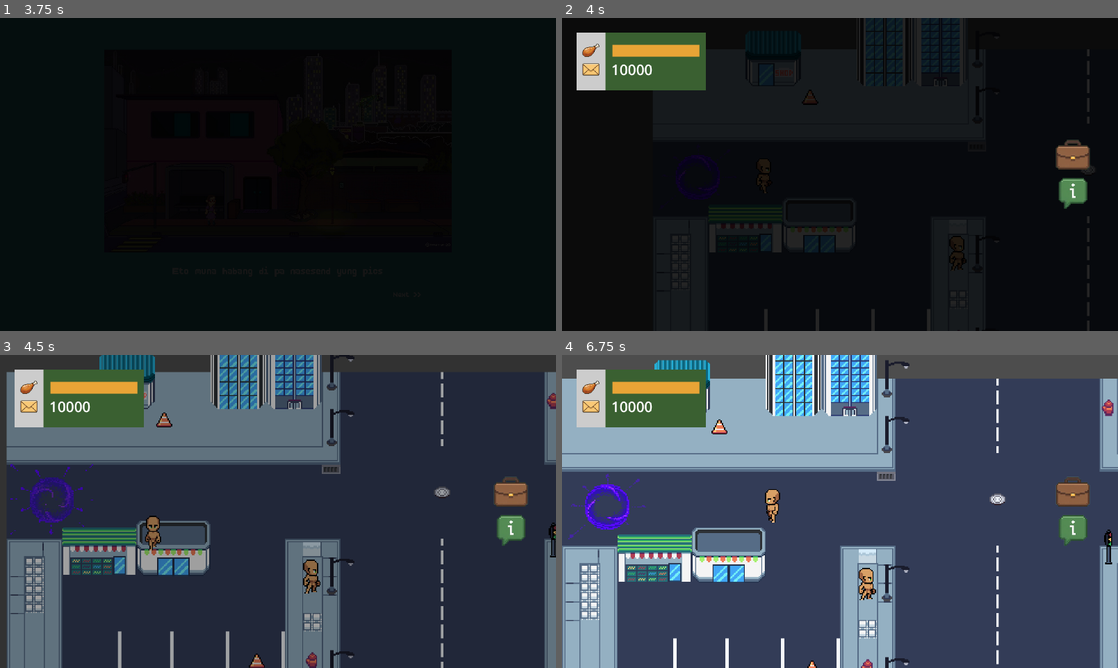
Above: before the commit, frames 1-4 (two rows, left to right).
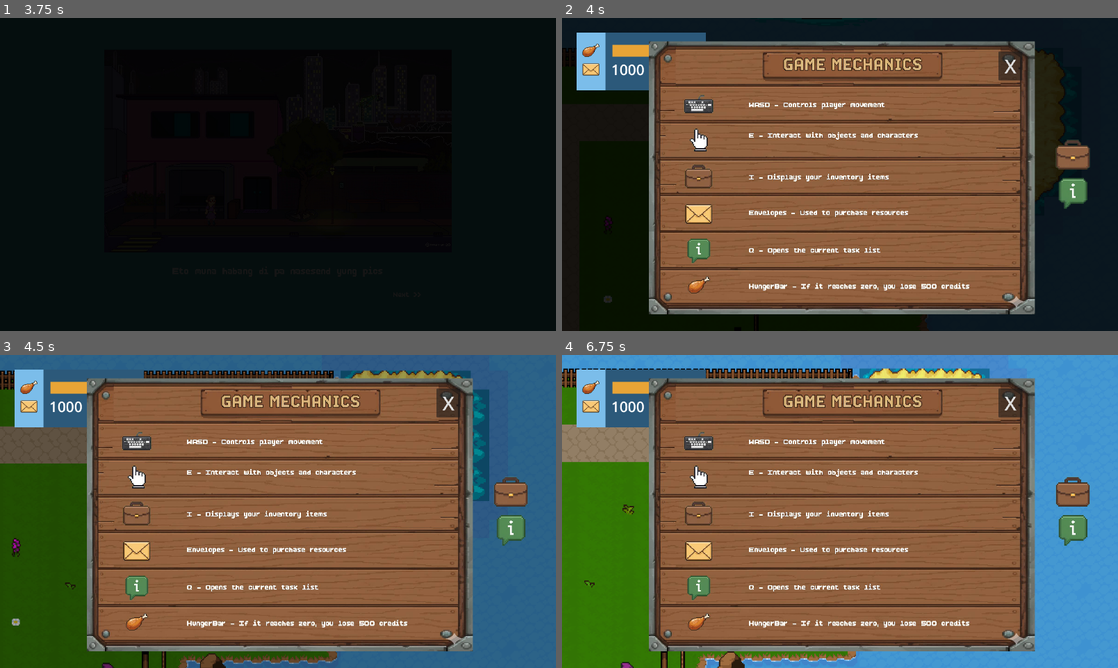
Above: after the commit, the same moments.

Repository: hoaxnt/envelhope-beta
Game: Godot game, scene res://Scenes/utils/main_menu.tscn
Two runs of this game, one before a commit and one after it. Both use one fixed random seed, a clock stepped at 60 frames per second and the inputs below.
Inputs (mouse positions are in pixels of both pictures, inside the frame that each line leads up to):
- Up to frame 1 (3.75 s): click "New Game" at 0.5 s; click "New Game" at 1.25 s; click (278, 174) at 2 s; click (278, 174) at 2.75 s; hold Right (ui_right) from 3.53 s (still down); hold E (interact) from 3.53 s (still down)
- Up to frame 2 (4 s): keep holding Right (ui_right); keep holding E (interact)
- Up to frame 3 (4.5 s): release Right (ui_right) at 4.28 s; release E (interact) at 4.28 s; hold Down (ui_down) from 4.28 s (still down); tap Shift at 4.35 s
- Up to frame 4 (6.75 s): release Down (ui_down) at 5.03 s; hold Right (ui_right) 5.03-5.78 s; hold E (interact) 5.03-5.78 s; hold Up (ui_up) 5.78-6.53 s; tap Shift at 5.85 s; hold Left (ui_left) from 6.53 s (still down); hold E (interact) from 6.53 s (still down)

Frame 1 is identical in both runs. In frame 2, 66% of the frame differs, in the area x 2-96%, y 0-100%; in frame 3, 97%; in frame 4, 98%, in the area x 0-100%, y 0-100%.
Error before the commit: Attempt to call function 'get_child' in base 'null instance' on a null instance. (res://Scripts/characters/npc_plaza/blind_vendor/blind_vendor.gd:13)

Commit message:
feat: added dialog box

Diff:
--- a/Scenes/chapters/chapter_1.tscn
+++ b/Scenes/chapters/chapter_1.tscn
@@ -269,7 +269,7 @@
 shape = SubResource("SegmentShape2D_ppruk")
 
 [node name="CollisionShape2D17" type="CollisionShape2D" parent="StaticBody2D"]
-position = Vector2(399.53833, -1.0982361)
+position = Vector2(412, -2)
 shape = SubResource("SegmentShape2D_51b4k")
 
 [node name="CollisionShape2D18" type="CollisionShape2D" parent="StaticBody2D"]
--- a/Scenes/hud/hud.tscn
+++ b/Scenes/hud/hud.tscn
@@ -9,10 +9,12 @@
 [ext_resource type="Script" uid="uid://x8j0bfcy17pf" path="res://scripts/hud/dialog_box.gd" id="5_mgtrf"]
 [ext_resource type="Texture2D" uid="uid://5i30nwf1hvkt" path="res://assets/ui/bag.png" id="7_go0ap"]
 [ext_resource type="Texture2D" uid="uid://mxiklpr6dk07" path="res://assets/ui/current_quest.png" id="7_mq0y1"]
+[ext_resource type="FontFile" uid="uid://brajnm0fevmq0" path="res://assets/fonts/BoldPixels.ttf" id="10_nhd55"]
 
 [sub_resource type="StyleBoxFlat" id="StyleBoxFlat_kniqr"]
-bg_color = Color(0.22856453, 0.3778735, 0.19332448, 1)
+bg_color = Color(0.17270681, 0.34968376, 0.47990096, 1)
 border_width_left = 100
+border_color = Color(0.4817506, 0.74277294, 0.91528565, 1)
 
 [sub_resource type="StyleBoxFlat" id="StyleBoxFlat_0fbou"]
 bg_color = Color(0, 0, 0, 0.3882353)
@@ -22,7 +24,15 @@
 corner_radius_bottom_left = 150
 
 [sub_resource type="StyleBoxFlat" id="StyleBoxFlat_mgtrf"]
-bg_color = Color(0, 0, 0, 1)
+bg_color = Color(0.35139787, 0.58438146, 0.6962932, 1)
+border_width_left = 20
+border_width_top = 20
+border_width_right = 20
+border_width_bottom = 20
+corner_radius_top_left = 50
+corner_radius_top_right = 50
+corner_radius_bottom_right = 50
+corner_radius_bottom_left = 50
 
 [node name="Hud" type="CanvasLayer"]
 script = ExtResource("1_0fbou")
@@ -231,9 +241,9 @@
 anchor_bottom = 1.0
 grow_horizontal = 2
 grow_vertical = 2
-theme_override_constants/margin_left = 50
-theme_override_constants/margin_top = 20
-theme_override_constants/margin_right = 50
+theme_override_constants/margin_left = 80
+theme_override_constants/margin_top = 40
+theme_override_constants/margin_right = 80
 theme_override_constants/margin_bottom = 10
 
 [node name="VBoxContainer" type="VBoxContainer" parent="Control4/Panel/MarginContainer"]
@@ -241,13 +251,17 @@
 
 [node name="Name" type="Label" parent="Control4/Panel/MarginContainer/VBoxContainer"]
 layout_mode = 2
+theme_override_fonts/font = ExtResource("10_nhd55")
+theme_override_font_sizes/font_size = 50
+text = "Torling"
+
+[node name="Message" type="Label" parent="Control4/Panel/MarginContainer/VBoxContainer"]
+custom_minimum_size = Vector2(1760, 125)
+layout_mode = 2
+theme_override_fonts/font = ExtResource("10_nhd55")
 theme_override_font_sizes/font_size = 40
-text = "Torling"
-
-[node name="Message" type="Label" parent="Control4/Panel/MarginContainer/VBoxContainer"]
-layout_mode = 2
-theme_override_font_sizes/font_size = 30
-text = "Hello torling"
+text = "Get the scroll from the red dragon warrior and open it, after a few minutes come to me and open that scroll, the dragon warrior is waiting for you at the next room and I can't wait for you to be seen by him, if ever there is any conflict here just talk to me and I'm willing to help you."
+autowrap_mode = 1
 
 [connection signal="pressed" from="Control3/MarginContainer/HBoxContainer/VBoxContainer/BagButton" to="." method="_on_bag_button_pressed"]
 [connection signal="pressed" from="Control3/MarginContainer/HBoxContainer/VBoxContainer/ViewQuestButton" to="." method="_on_view_quest_button_pressed"]
Not shown: 1 places in Scenes/hud/hud.tscn that only renumber resources
